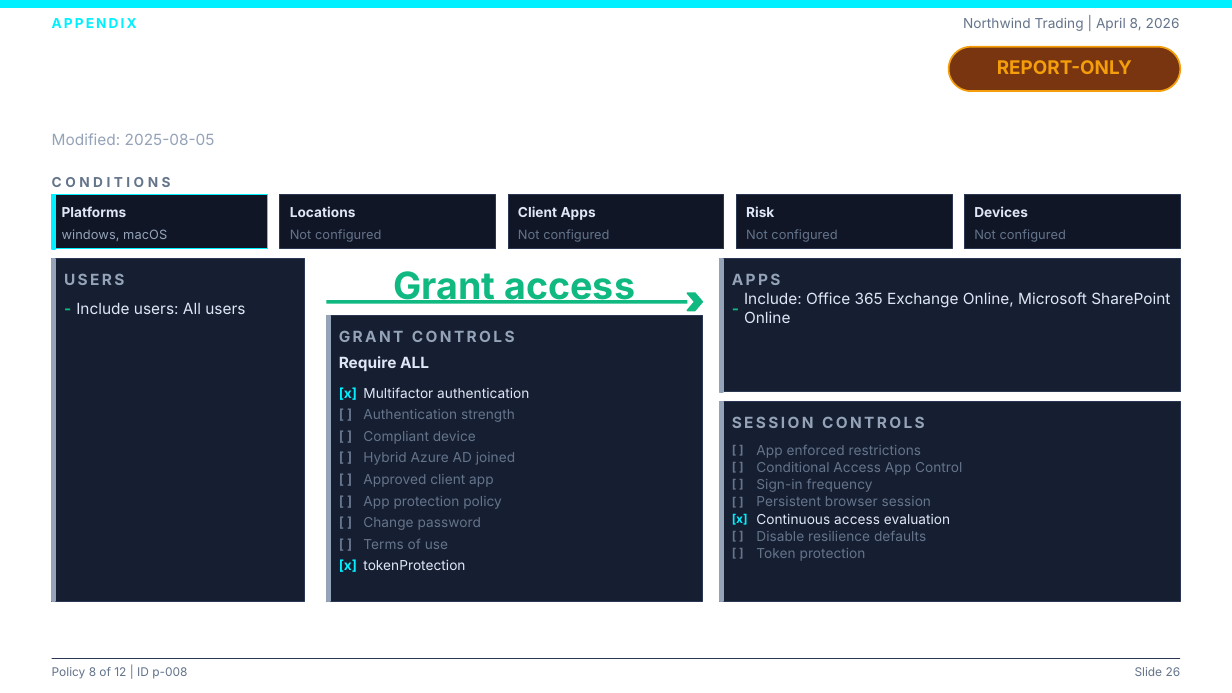
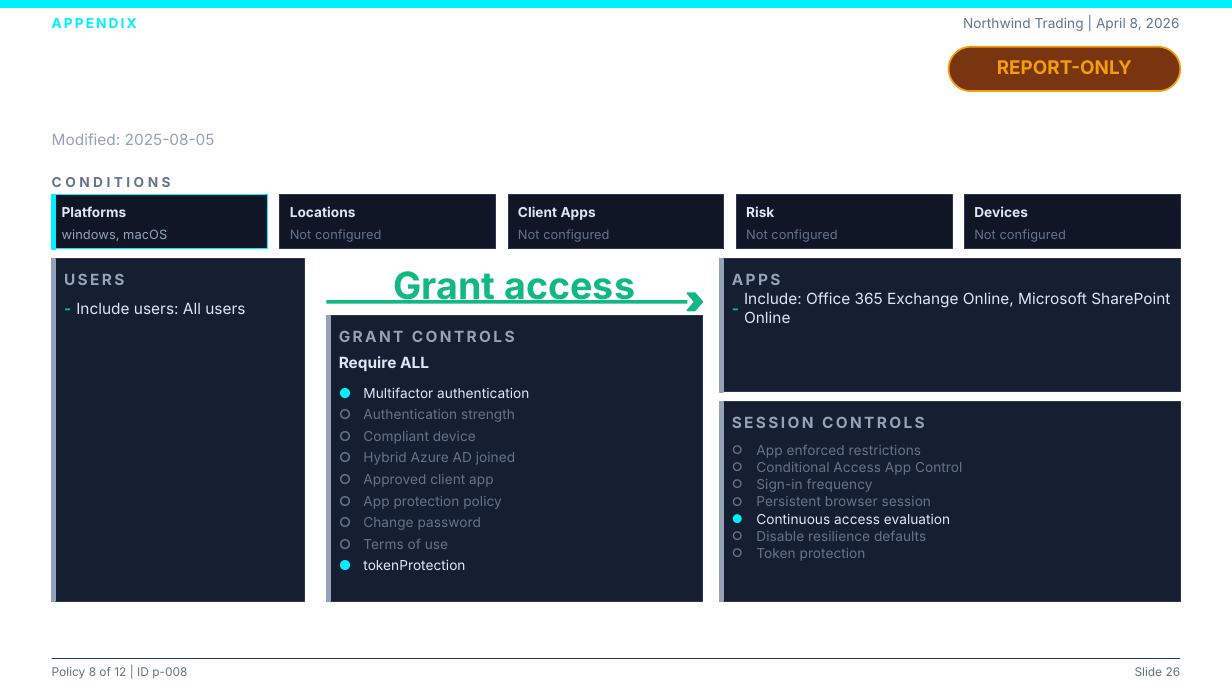
Before and after one commit to laroy-sh/ca-presentation, a slide deck: slide 26 of examples/sample/CA_Security_Posture_Report.sample.pptx. Drawn at 1232x693 pixels with LibreOffice and Linux fonts; fonts in the diff are those of the drawing; background and template pictures are left out. Boxes give left, top, right and bottom in pixels: in the first picture for what was removed or moved away, otherwise in the second. Text is boxed around its words. In the diff, an @@ line names an element or a change of style, - is before the commit and + after.

```diff
--- a/examples/sample/CA_Security_Posture_Report.sample.pptx
+++ b/examples/sample/CA_Security_Posture_Report.sample.pptx
@@ text at [339,387,357,400]: text changed @@
-[x]
+●
@@ text at [339,403,363,424]: text changed @@
-[ ]
+○
@@ text at [339,425,363,446]: text changed @@
-[ ]
+○
@@ text at [339,446,363,467]: text changed @@
-[ ]
+○
@@ text at [732,441,756,458]: text changed @@
-[ ]
+○
@@ text at [339,468,363,489]: text changed @@
-[ ]
+○
@@ text at [732,458,756,476]: text changed @@
-[ ]
+○
@@ text at [732,476,756,493]: text changed @@
-[ ]
+○
@@ text at [339,490,363,511]: text changed @@
-[ ]
+○
@@ text at [732,493,756,510]: text changed @@
-[ ]
+○
@@ text at [339,511,363,532]: text changed @@
-[ ]
+○
@@ text at [339,533,363,554]: text changed @@
-[ ]
+○
@@ text at [732,527,756,545]: text changed @@
-[ ]
+○
@@ text at [732,514,748,525]: text changed @@
-[x]
+●
@@ text at [339,559,357,572]: text changed @@
-[x]
+●
@@ text at [732,545,756,562]: text changed @@
-[ ]
+○
```
Also in this commit, not shown: 26 other slides changed, 29 other files.
